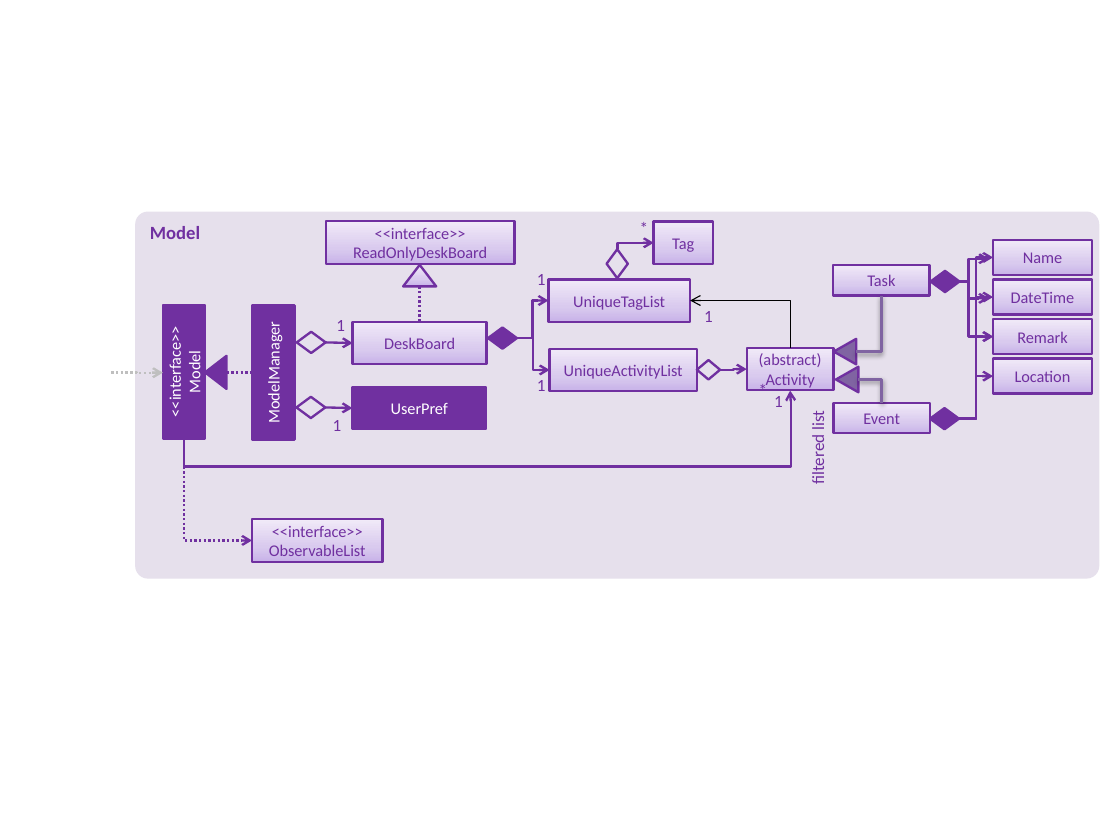
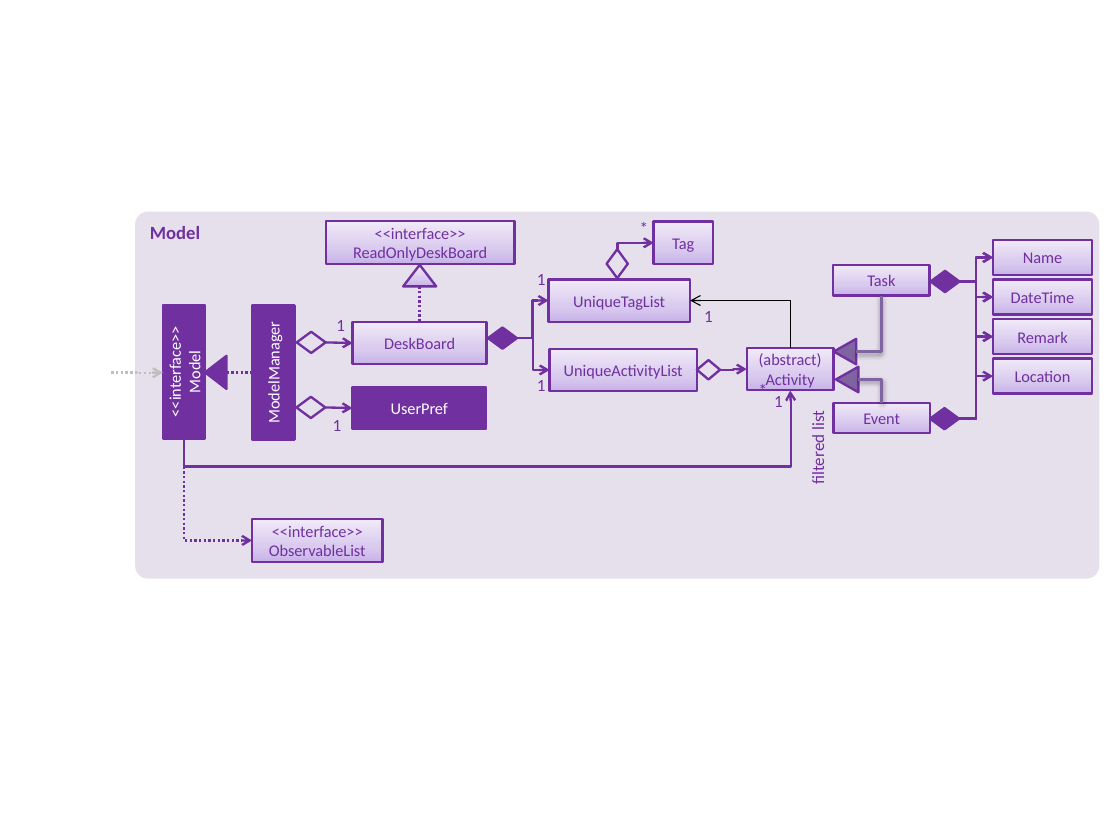
Before and after one commit to nus-cs2103-AY1718S2/addressbook-level4, a slide deck: slide 1 of docs/diagrams/ModelComponentClassDiagram.pptx. Drawn at 1120x840 pixels with LibreOffice and Linux fonts; fonts in the diff are those of the drawing. Boxes give left, top, right and bottom in pixels: in the first picture for what was removed or moved away, otherwise in the second. Text is boxed around its words. In the diff, an @@ line names an element or a change of style, - is before the commit and + after.

```diff
--- a/docs/diagrams/ModelComponentClassDiagram.pptx
+++ b/docs/diagrams/ModelComponentClassDiagram.pptx
@@ elbow arrow moved from (960, 281) - (989, 259) to (960, 281) - (993, 258) @@
@@ elbow arrow (960, 281) - (993, 337): route changed @@
@@ elbow arrow moved from (960, 281) - (989, 298) to (960, 281) - (993, 297) @@
```
Also in this commit, not shown: 2 other files.
